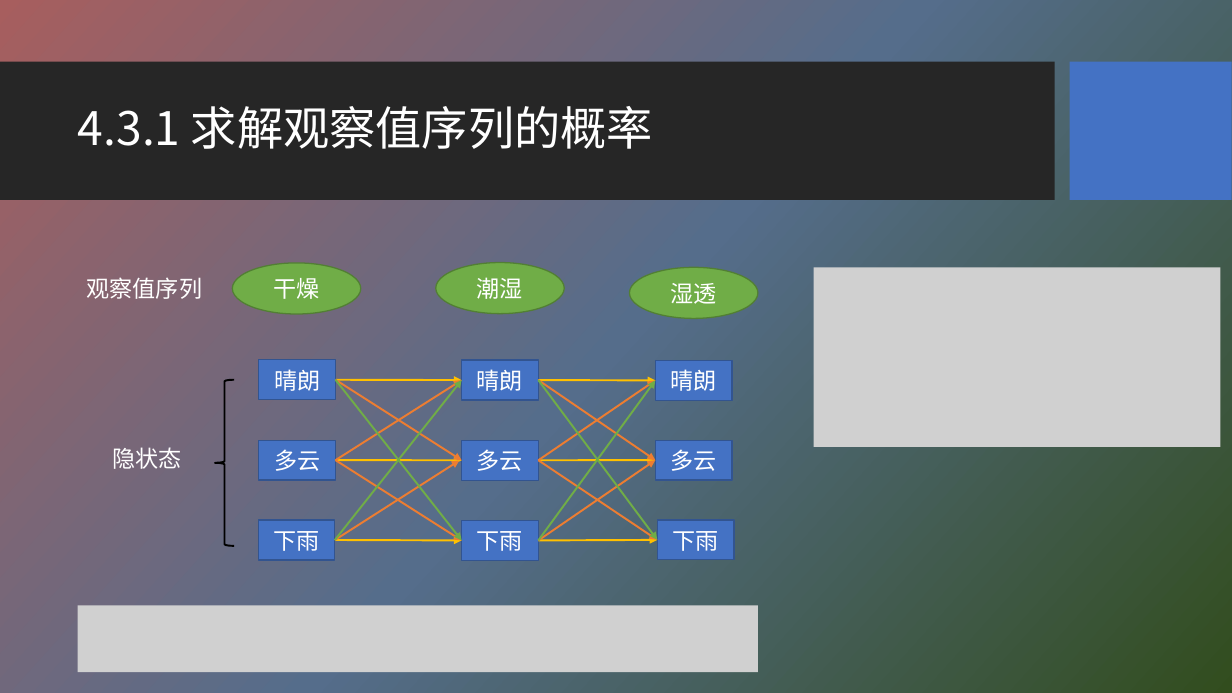
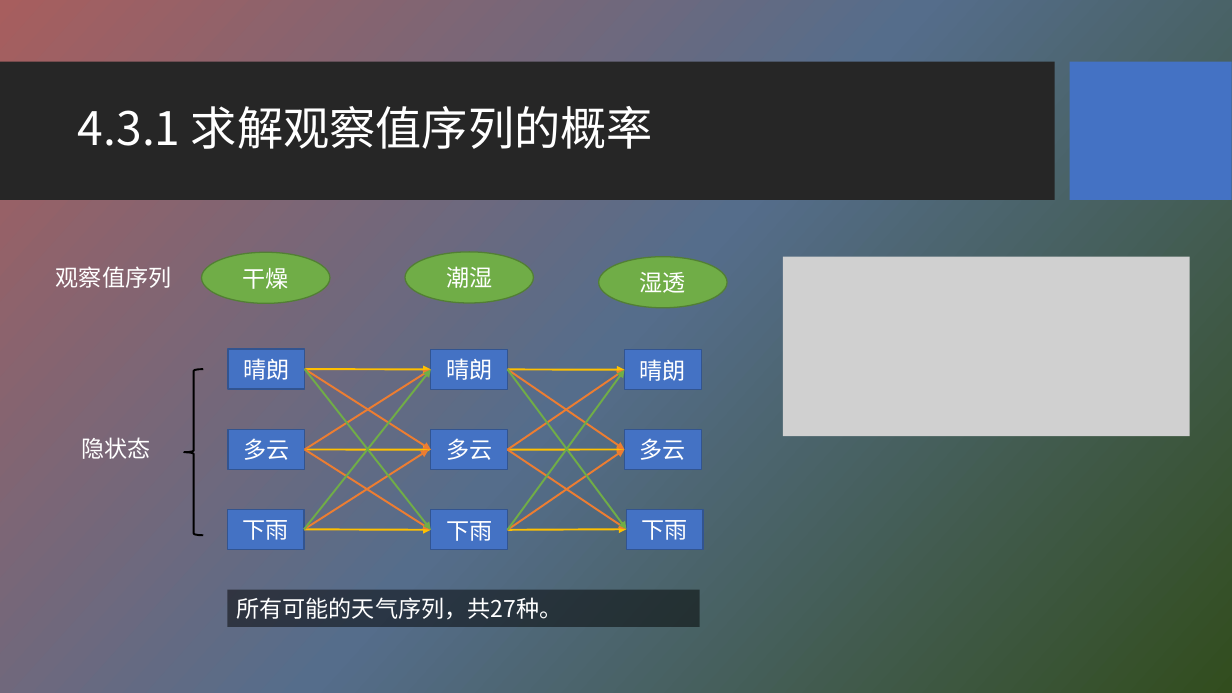
Before and after one commit to HBU/NLP_PPT, a slide deck: slide 12 of PPT-2020/ch04 隐马尔科夫模型.pptx. Drawn at 1232x693 pixels with LibreOffice and Linux fonts; fonts in the diff are those of the drawing; grey boxes stand for pictures; background and template pictures are left out. Boxes give left, top, right and bottom in pixels: in the first picture for what was removed or moved away, otherwise in the second. Text is boxed around its words. In the diff, an @@ line names an element or a change of style, - is before the commit and + after.

```diff
--- a/PPT-2020/ch04 隐马尔科夫模型.pptx
+++ b/PPT-2020/ch04 隐马尔科夫模型.pptx
@@ 18 arrows, 9 rectangles, 3 ellipses, 2 texts, 1 left brace, 1 picture: place and size @@
-18 arrows, 9 rectangles, 3 ellipses, 2 texts, 1 left brace, 1 picture at <box>87,262,1221,560</box>
+18 arrows, 9 rectangles, 3 ellipses, 2 texts, 1 left brace, 1 picture at <box>56,252,1189,550</box>
@@ rectangle added at <box>227,590,700,627</box>, fill #000000 at 50% opacity, 18 pt, text #FFFFFF @@
+所有可能的天气序列，共27种。
@@ picture removed at <box>78,605,758,672</box> @@
```
Also in this commit, not shown: 19 other slides changed.
